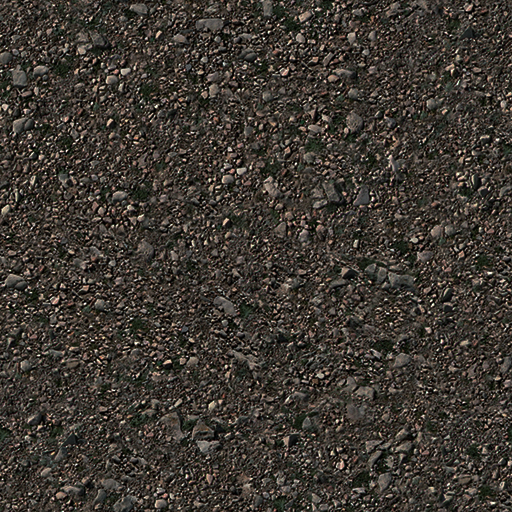
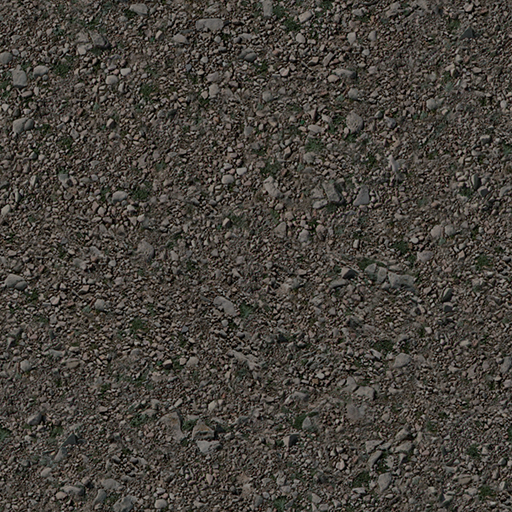
Before/after of a 512x512 layered artwork. What changed in the layer stack:
pixels changed over [0, 0, 512, 512] (layer not identified)
